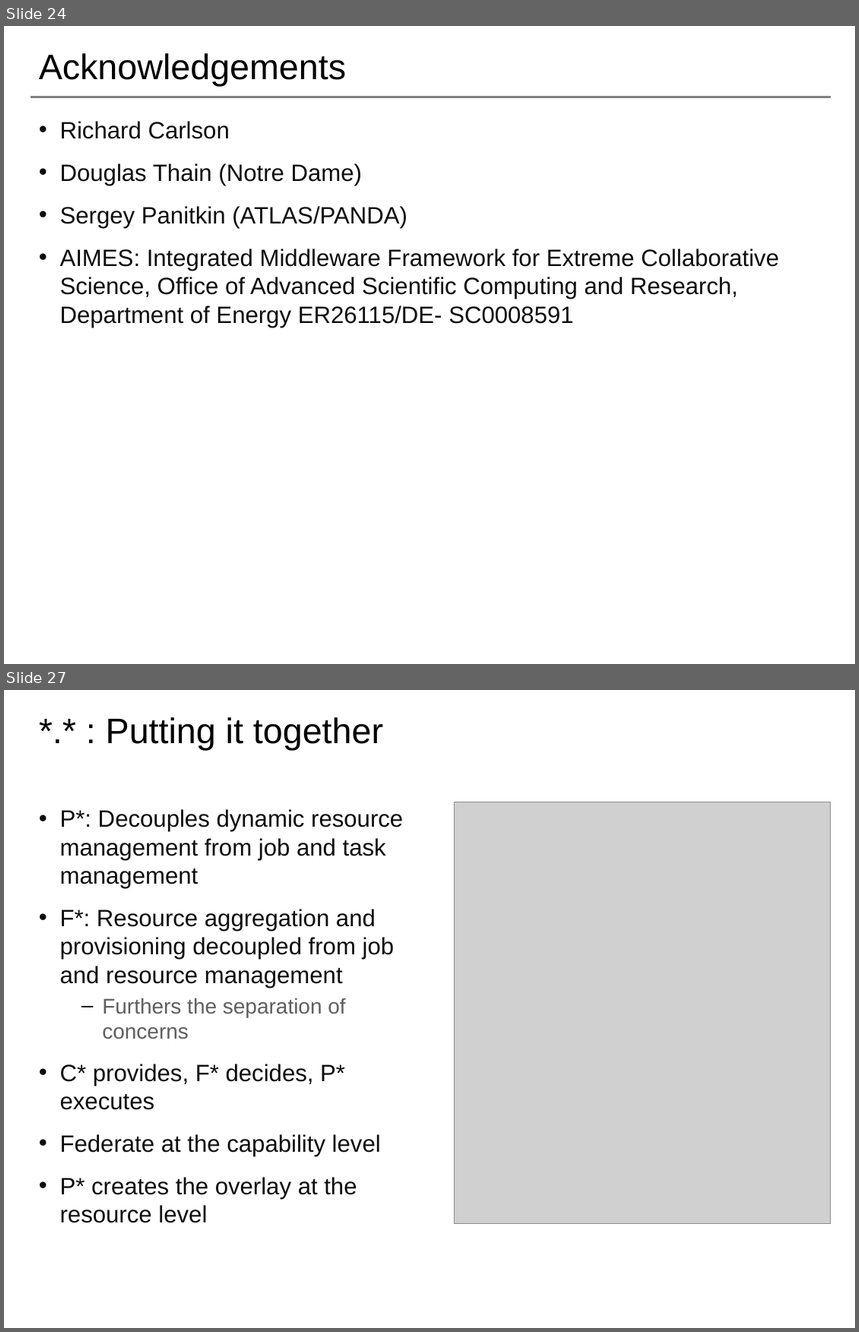
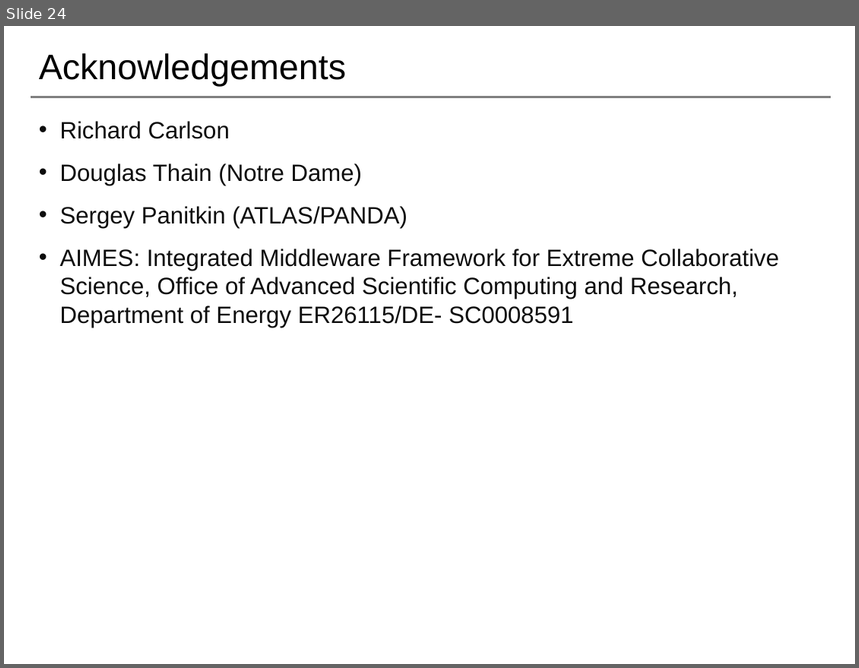
Before and after one commit to saga-project/NGMW, a slide deck: presentations/radical-modsim.pptx. Shown one above the other, each under a label of ours: slides 24 and 27 before the commit, slide 24 after it; the slides between them are not shown. The pictures are 859x1332 and 859x668 pixels, drawn with LibreOffice and Linux fonts; fonts in the diff are those of the drawing; grey boxes stand for pictures; background and template pictures are left out. Boxes give left, top, right and bottom in pixels: in the first picture for what was removed or moved away, otherwise in the second. Text is boxed around its words. In the diff, an @@ line names an element or a change of style, - is before the commit and + after.

```diff
--- a/presentations/radical-modsim.pptx
+++ b/presentations/radical-modsim.pptx
@@ slide 27 removed at (x1=4, y1=690, x2=855, y2=1328), background #FFFFFF @@
@@ title removed at (x1=106, y1=717, x2=383, y2=750) @@
-*.* : Putting it together
@@ picture removed at (x1=454, y1=802, x2=831, y2=1224) @@
@@ text removed at (x1=60, y1=809, x2=403, y2=1224) @@
-• P*: Decouples dynamic resource management from job and task management
-• F*: Resource aggregation and provisioning decoupled from job and resource management
-  – Furthers the separation of concerns
-• C* provides, F* decides, P* executes
-• Federate at the capability level
-• P* creates the overlay at the resource level
```
Also in this commit, not shown: 5 slides changed, 4 other slides removed.
